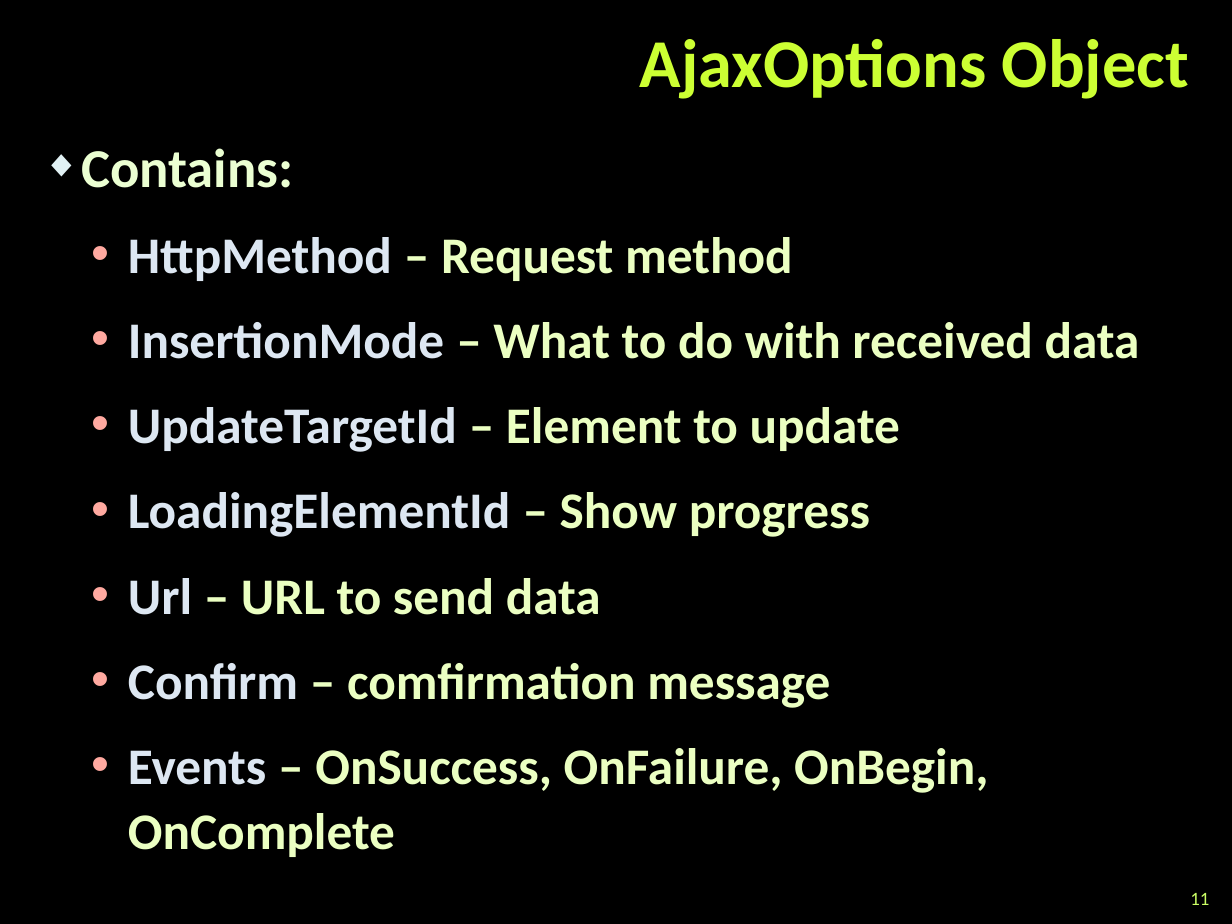
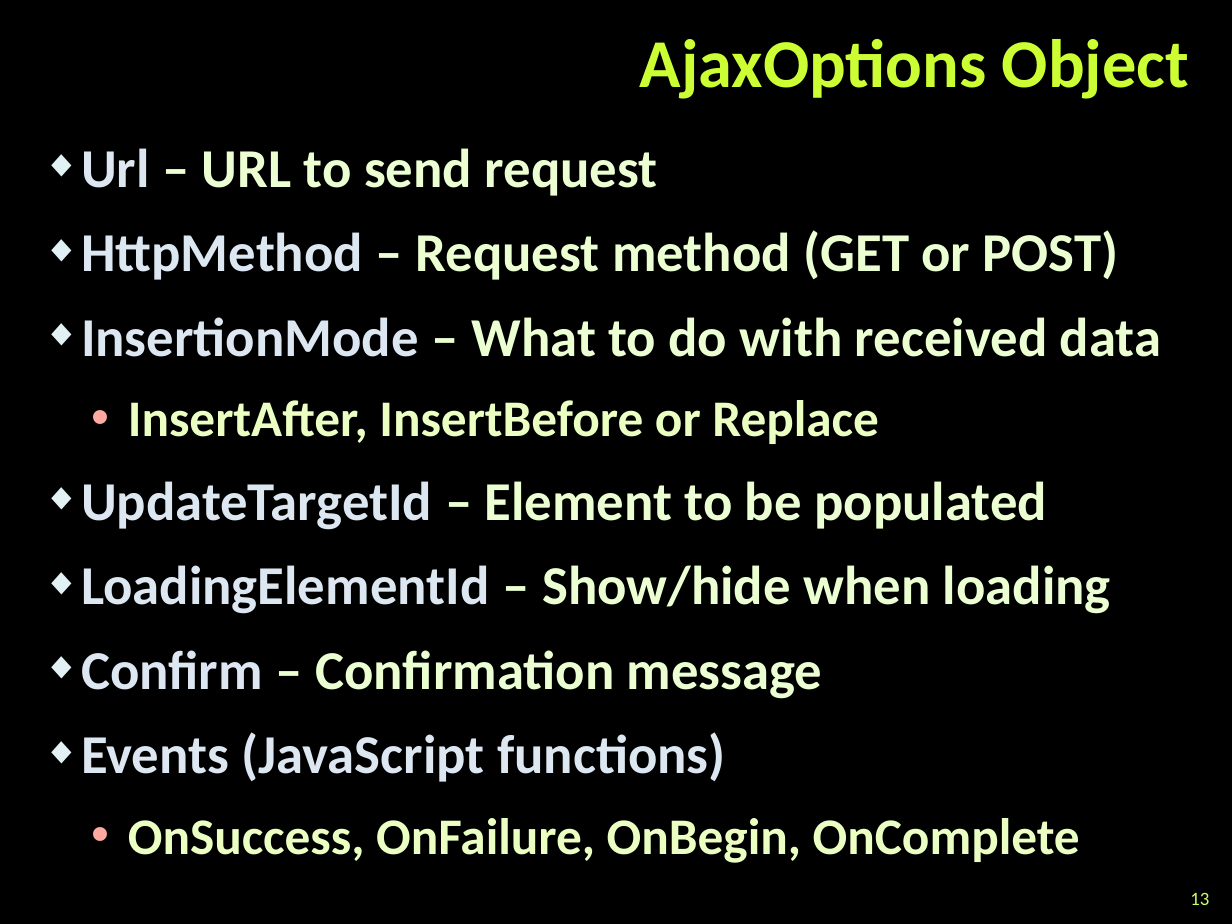
Before and after one commit to martin-nikolov/Telerik-Academy, a slide deck: slide 13 of ASP.NET MVC/03. AJAX with ASP.NET MVC/AJAX with ASP.NET MVC.pptx (slide 11 before the commit). Drawn at 1232x924 pixels with LibreOffice and Linux fonts; fonts in the diff are those of the drawing; background and template pictures are left out. Boxes give left, top, right and bottom in pixels: in the first picture for what was removed or moved away, otherwise in the second. Text is boxed around its words. In the diff, an @@ line names an element or a change of style, - is before the commit and + after.

```diff
--- a/ASP.NET MVC/03. AJAX with ASP.NET MVC/AJAX with ASP.NET MVC.pptx
+++ b/ASP.NET MVC/03. AJAX with ASP.NET MVC/AJAX with ASP.NET MVC.pptx
@@ text at (81,148,1119,280): text changed; size 30 to 32 pt; text colour #EBFFC2 to #EBFFD2 @@
-◆ Contains:
-  • HttpMethod – Request method
+◆ Url – URL to send request
+◆ HttpMethod – Request method (GET or POST)
@@ text at (81,317,1161,357): size 30 to 32 pt in "InsertionMode – What to do with received ..."; text colour #EBFFC2 to #EBFFD2 in "– What to do with received data"; bullet • to ◆; list level 2 to 1 in "InsertionMode – What to do ..."; bullet colour #8FD600 to #B5DBE5 @@
@@ text at (81,400,1111,863): text changed; size 30 to 32 pt @@
-  • UpdateTargetId – Element to update
-  • LoadingElementId – Show progress
-  • Url – URL to send data
-  • Confirm – comfirmation message
-  • Events – OnSuccess, OnFailure, OnBegin, OnComplete
+  • InsertAfter, InsertBefore or Replace
+◆ UpdateTargetId – Element to be populated
+◆ LoadingElementId – Show/hide when loading
+◆ Confirm – Confirmation message
+◆ Events (JavaScript functions)
+  • OnSuccess, OnFailure, OnBegin, OnComplete
@@ page number at (1190,893,1209,905): text changed @@
-11
+13
```
Also in this commit, not shown: 12 other slides changed, 5 slides added, 13 slides removed, 4 other files.
